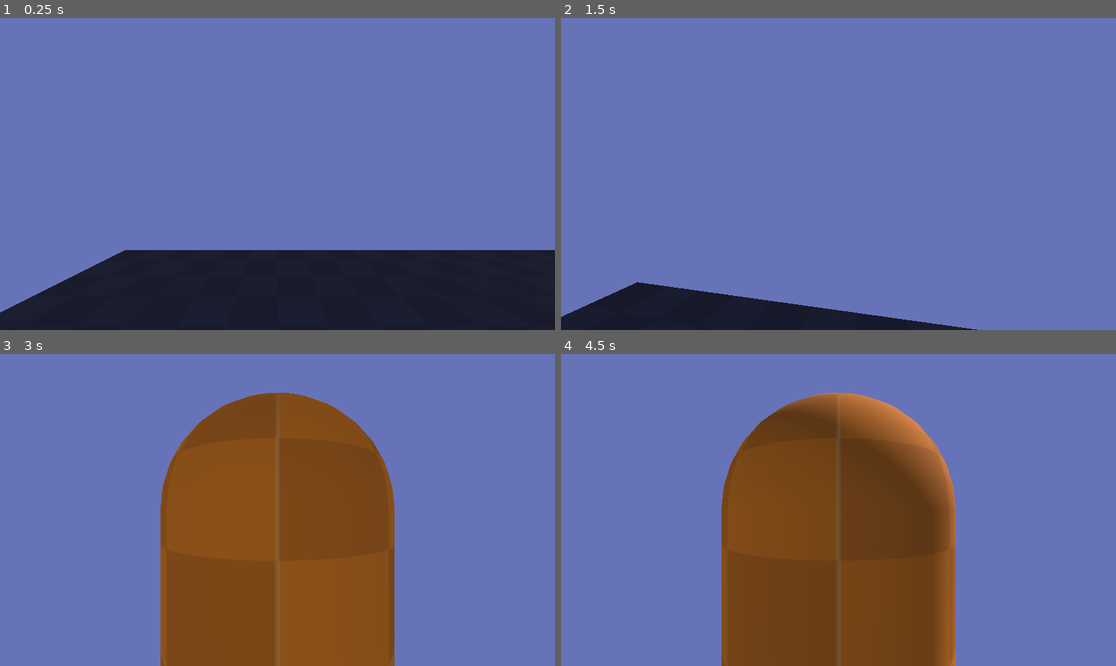
Above: before the commit, frames 1-4 (two rows, left to right).
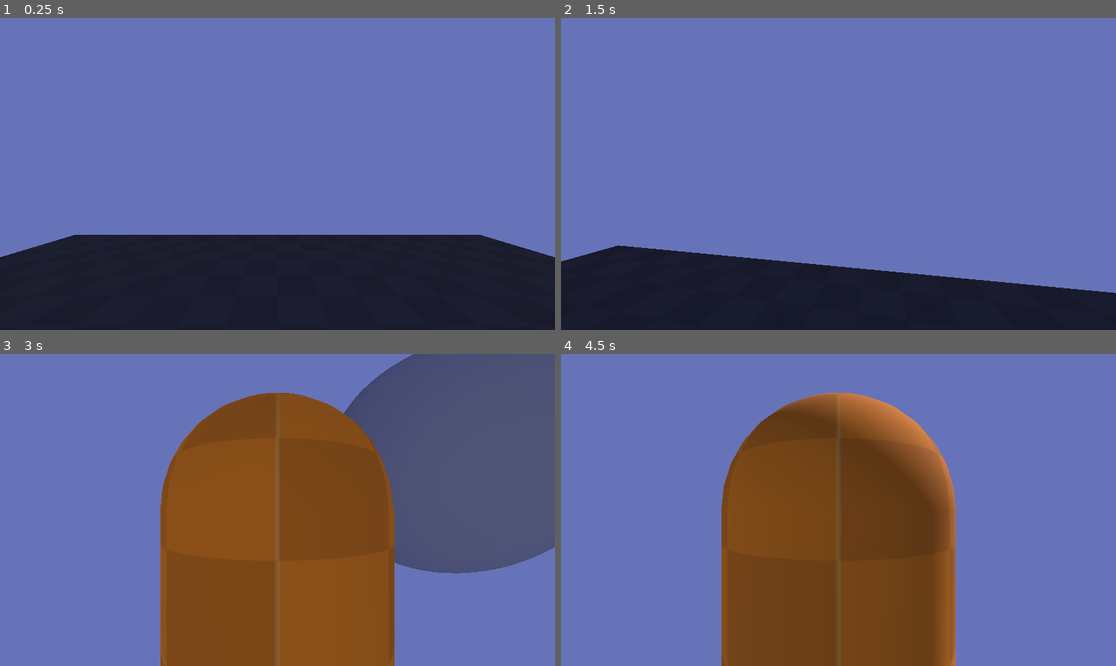
Above: after the commit, the same moments.

Repository: FroggLeo/driving-game
Game: Godot game, scene res://world.tscn
Same seed, same stepped clock (60 frames per second), same inputs: the game is played once before the commit and once after it.
Inputs (mouse positions are in pixels of both pictures, inside the frame that each line leads up to):
- Up to frame 1 (0.25 s): no input
- Up to frame 2 (1.5 s): tap Enter at 0.5 s; move the mouse to (866, 174) at 0.52 s; hold Right mouse button (move_camera) 0.53-1.28 s; hold W (move_forward) from 0.53 s (still down); tap Space (jump) at 0.77 s; move the mouse to (810, 174) at 1.27 s; tap Mouse wheel up (zoom_in) at 1.35 s
- Up to frame 3 (3 s): keep holding W (move_forward); tap Space (jump) at 1.52 s; move the mouse to (288, 503) at 2.02 s; hold Mouse wheel down (zoom_out) 2.03-2.78 s; move the mouse to (249, 572) at 2.77 s; tap Alt at 2.85 s
- Up to frame 4 (4.5 s): tap Space (jump) at 3.02, 3.77 s; move the mouse to (1005, 556) at 3.52 s; release W (move_forward) at 3.53 s; hold A (move_left) from 3.53 s (still down); tap Shift at 3.6 s; move the mouse to (672, 463) at 4.27 s; right-click (672, 463) at 4.35 s

The runs differ from the first frame. In frame 1, 6.3% of the frame differs, in the area x 0-100%, y 69-95%; in frame 2, 14%; in frame 3, 21%, in the area x 61-100%, y 0-71%; in frame 4, less than 0.1%.

Commit message:
organize sky.gd code

Diff:
--- a/godot_project/environment/sky.gd
+++ b/godot_project/environment/sky.gd
@@ -2,9 +2,9 @@
 
 # seconds in a day
 @export var day_length: float = 10
-# days to take the moon to do one cycle
+
+# days to take the moon to do one cycle, from full moon to full moon
 @export var moon_length: float = 29.5
-
 # days in a year
 @export var year_length: float = 10
 # moon cycle time between +-moon_axial_tilt degrees, in years
@@ -15,9 +15,9 @@
 @export var axial_tilt: float = 23.5
 # tilt of the moon relative to the sun
 @export var moon_axial_tilt: float = 5.0
-# tilt of the equinox from the vertical, or the degree of the latitiude
+# tilt of the equinox from the vertical, or the degree of the latitude
 # 34 degrees is around los angeles's equinox
-@export var latitiude = 34
+@export var latitude = 34
 
 # nodes used
 @onready var sun = $sun_tilt/sun
@@ -39,8 +39,8 @@
 # Called when the node enters the scene tree for the first time.
 func _ready() -> void:
 	# set the tilt of the equinox
-	sun.rotation.x = deg_to_rad(latitiude)
-	moon.rotation.x = deg_to_rad(latitiude)
+	sun.rotation.x = deg_to_rad(latitude)
+	moon.rotation.x = deg_to_rad(latitude)
 
 # Called every frame. 'delta' is the elapsed time since the previous frame.
 func _process(delta: float) -> void:
@@ -50,7 +50,7 @@
 	# calculate global time change
 	var time_change = delta / day_length
 
-	# calculate day time
+	# calculate day/sun time
 	time += time_change
 	if time >= 1.0:
 		time = 0
--- a/godot_project/world.tscn
+++ b/godot_project/world.tscn
@@ -20,7 +20,7 @@
 [node name="World" type="Node3D"]
 
 [node name="floor" type="StaticBody3D" parent="."]
-transform = Transform3D(-4.371139e-08, 0, -1, 0, 1, 0, 1, 0, -4.371139e-08, -1, 1, 6)
+transform = Transform3D(-4.371139e-08, 0, -1, 0, 1, 0, 1, 0, -4.371139e-08, 0, 1, 0)
 physics_material_override = SubResource("PhysicsMaterial_gv5m4")
 
 [node name="MeshInstance3D" type="MeshInstance3D" parent="floor"]
@@ -34,6 +34,6 @@
 shape = SubResource("BoxShape3D_fj7yv")
 
 [node name="CharacterBody3D" parent="." instance=ExtResource("1_f3sb7")]
-transform = Transform3D(-4.371139e-08, 0, -1, 0, 1, 0, 1, 0, -4.371139e-08, 0, -0.5, 4)
+transform = Transform3D(-4.371139e-08, 0, -1, 0, 1, 0, 1, 0, -4.371139e-08, 0, -0.5, 0)
 
-[node name="Node3D" parent="." instance=ExtResource("3_tlwt5")]
+[node name="sky" parent="." instance=ExtResource("3_tlwt5")]
